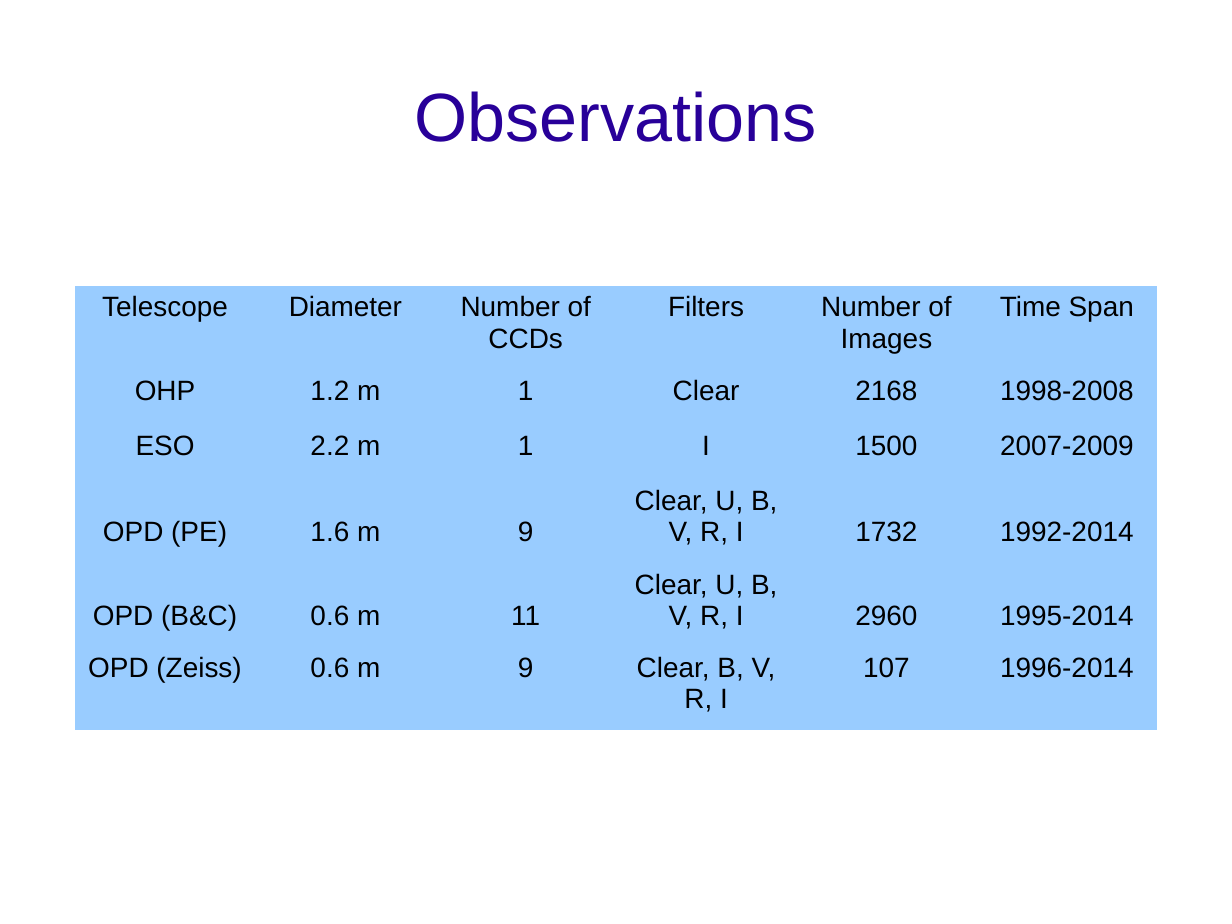
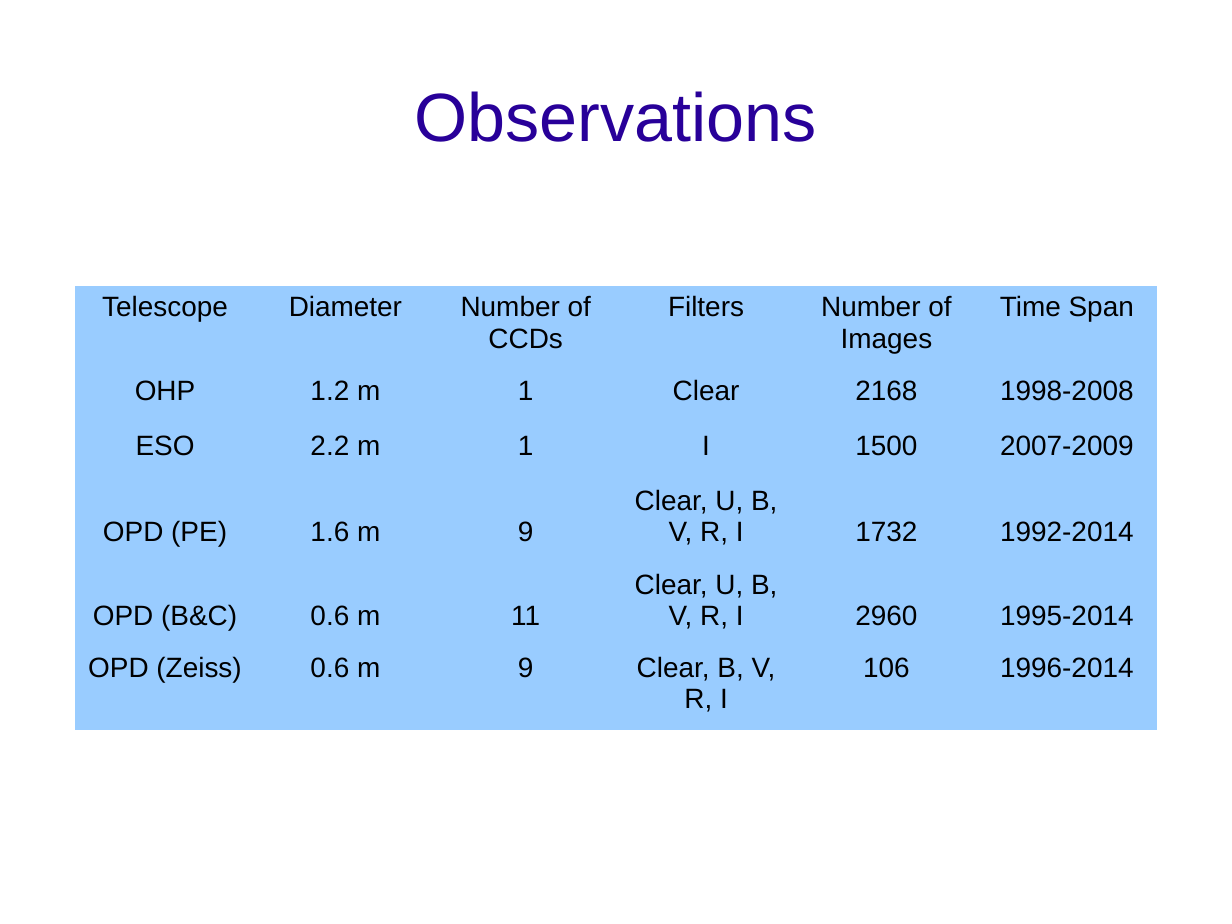
Before and after one commit to altairgomes/Latex, a slide deck: slide 5 of Poster-Apresentação/ENCELADE2016.odp. Drawn at 1232x924 pixels with LibreOffice and Linux fonts; fonts in the diff are those of the drawing; background and template pictures are left out. Boxes give left, top, right and bottom in pixels: in the first picture for what was removed or moved away, otherwise in the second. Text is boxed around its words. In the diff, an @@ line names an element or a change of style, - is before the commit and + after.

```diff
--- a/Poster-Apresentação/ENCELADE2016.odp
+++ b/Poster-Apresentação/ENCELADE2016.odp
@@ table at [75, 286, 1156, 730] @@
-row 6, column 5: 107
+row 6, column 5: 106
```
Also in this commit, not shown: 5 other slides changed, 1 other file.
